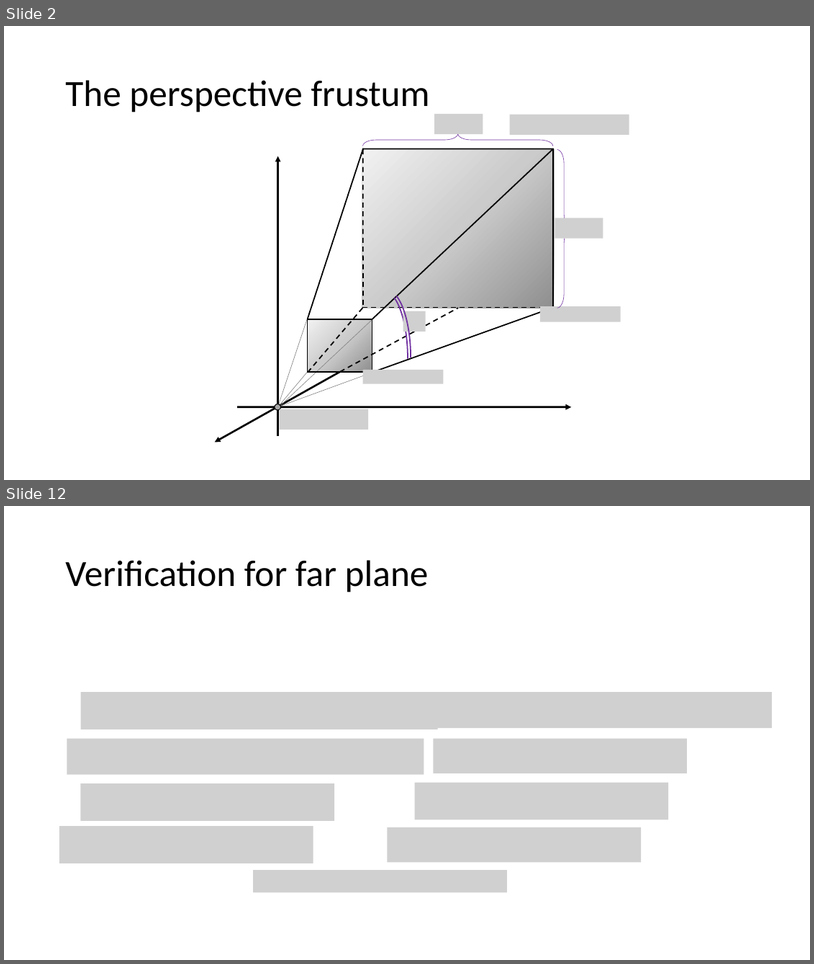
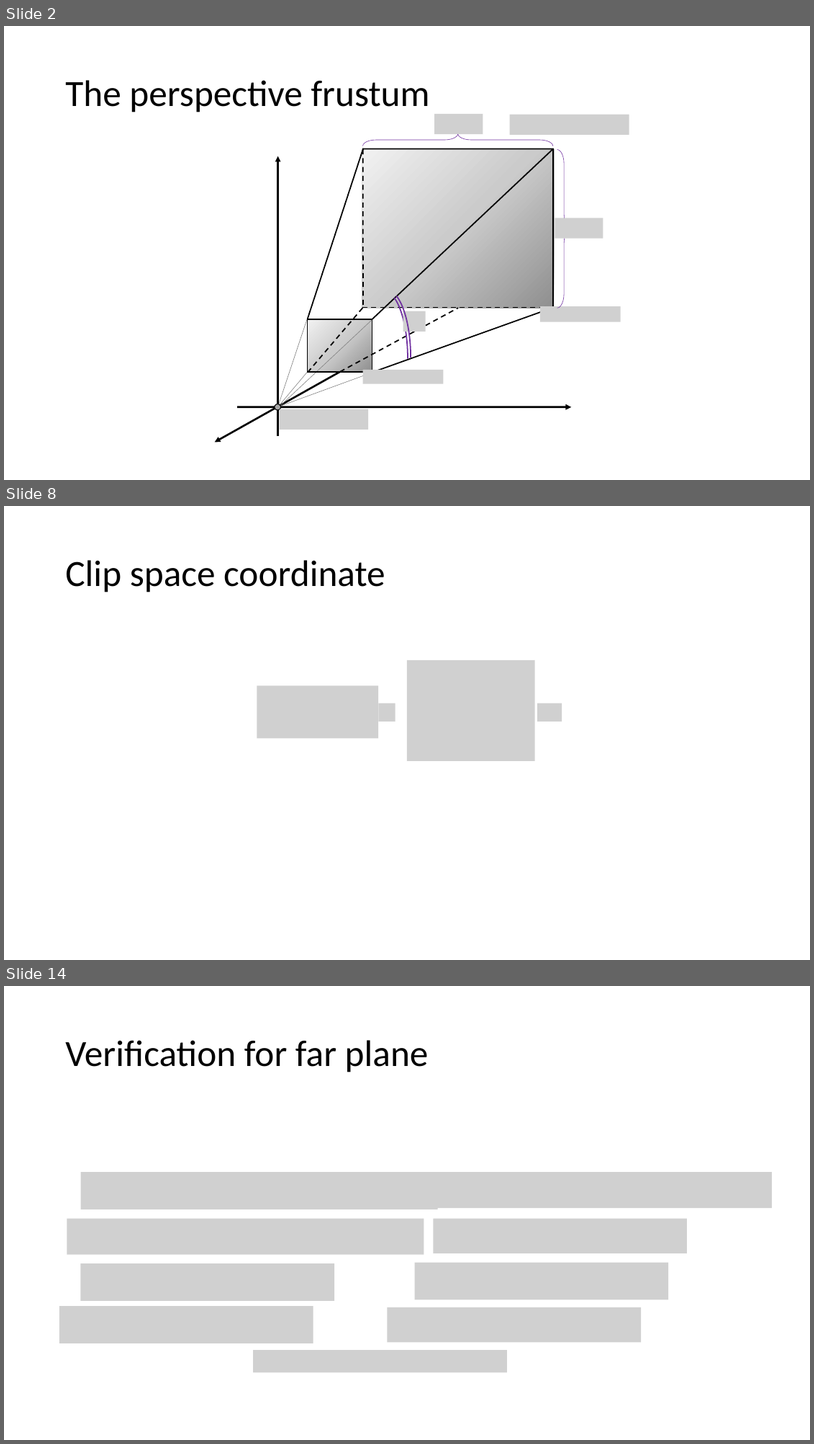
Before and after one commit to andyprowl/ape, a slide deck: Infrastructure/Documentation/docs/Projection/Perspective/Images/Source/PerspectiveProjection.pptx. Shown one above the other, each under a label of ours: slides 2 and 12 before the commit, slides 2, 8 and 14 after it; the slides between them are not shown. The pictures are 814x964 and 814x1444 pixels, drawn with LibreOffice and Linux fonts; fonts in the diff are those of the drawing; grey boxes stand for pictures; background and template pictures are left out. Boxes give left, top, right and bottom in pixels: in the first picture for what was removed or moved away, otherwise in the second. Text is boxed around its words. In the diff, an @@ line names an element or a change of style, - is before the commit and + after.

```diff
--- a/Infrastructure/Documentation/docs/Projection/Perspective/Images/Source/PerspectiveProjection.pptx
+++ b/Infrastructure/Documentation/docs/Projection/Perspective/Images/Source/PerspectiveProjection.pptx
@@ slide 8 added at (x1=4, y1=506, x2=810, y2=960), background #FFFFFF @@
@@ title added at (x1=65, y1=560, x2=386, y2=592), 44 pt, text #000000 @@
+Clip space coordinate
@@ group added at (x1=257, y1=660, x2=563, y2=762): 4 pictures @@
@@ what was slide 12 is now slide 14 @@
```
Also in this commit, not shown: 7 slides changed, 3 other slides added, 1 slide removed, 23 other files.
